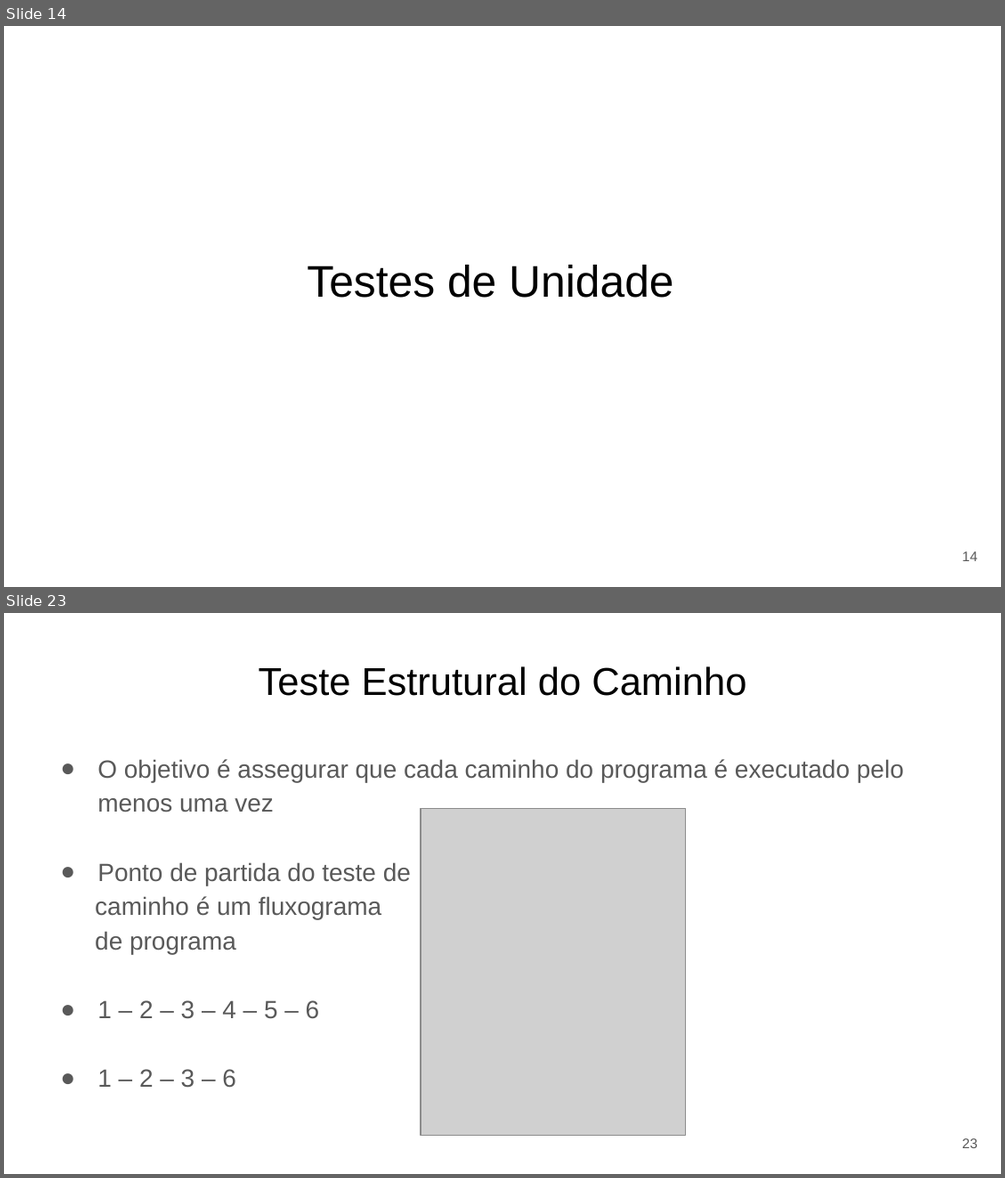
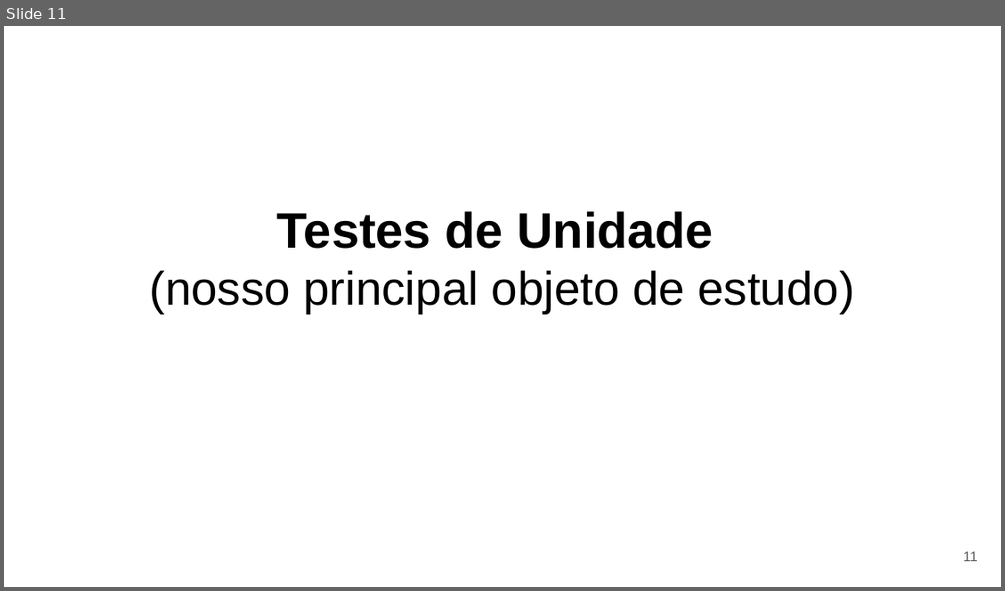
Before and after one commit to eduardocunha11/firstblog, a slide deck: aulas/gsi526/aula9-testes.pptx. Shown one above the other, each under a label of ours: slides 14 and 23 before the commit, slide 11 after it; the slides between them are not shown. The pictures are 1005x1178 and 1005x591 pixels, drawn with LibreOffice and Linux fonts; fonts in the diff are those of the drawing; grey boxes stand for pictures. Boxes give left, top, right and bottom in pixels: in the first picture for what was removed or moved away, otherwise in the second. Text is boxed around its words. In the diff, an @@ line names an element or a change of style, - is before the commit and + after.

Commit message:
aula sobre testes de software

```diff
--- a/aulas/gsi526/aula9-testes.pptx
+++ b/aulas/gsi526/aula9-testes.pptx
@@ slide 23 removed at box(4, 613, 1001, 1174), background #FFFFFF @@
@@ title removed at box(259, 666, 746, 696) @@
-Teste Estrutural do Caminho
@@ text removed at box(95, 759, 904, 1087) @@
-● O objetivo é assegurar que cada caminho do programa é executado pelo menos uma vez
-● Ponto de partida do teste de
-caminho é um fluxograma
-de programa
-● 1 – 2 – 3 – 4 – 5 – 6
-● 1 – 2 – 3 – 6
@@ picture removed at box(421, 809, 686, 1135) @@
@@ page number removed at box(962, 1138, 977, 1148) @@
-23
@@ what was slide 14 is now slide 11 @@
@@ slide 11 changed as well @@
@@ title "Testes de Unidade": place and size @@
-title "Testes de Unidade" at box(307, 265, 673, 297)
+title "Testes de Unidade" at box(150, 211, 855, 314)
@@ title "Testes de Unidade" at box(150, 211, 855, 314): vertical alignment top to middle @@
@@ title at box(277, 211, 713, 248): size 32 to 36 pt, bold on in "Testes de Unidade"; alignment left to centre @@
@@ title at box(150, 270, 855, 314): paragraph added @@
+(nosso principal objeto de estudo)
@@ page number at box(963, 551, 978, 561): text changed @@
-14
+11
```
Also in this commit, not shown: 5 other slides changed, 73 slides added, 25 other slides removed, 1 other file.
